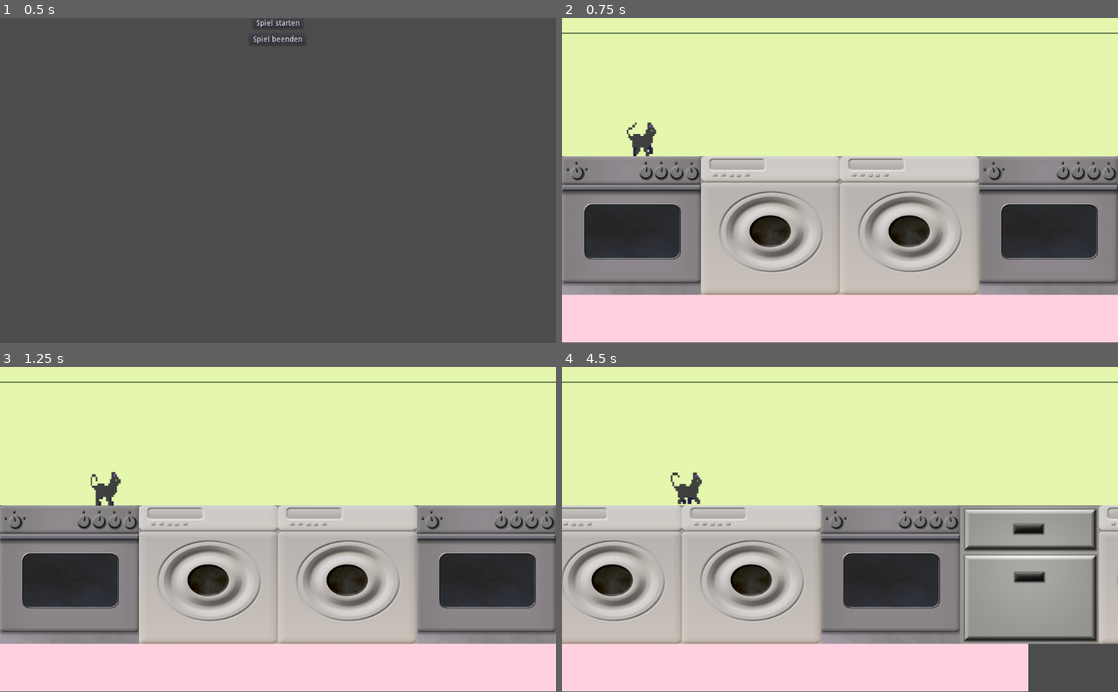
Above: before the commit, frames 1-4 (two rows, left to right).
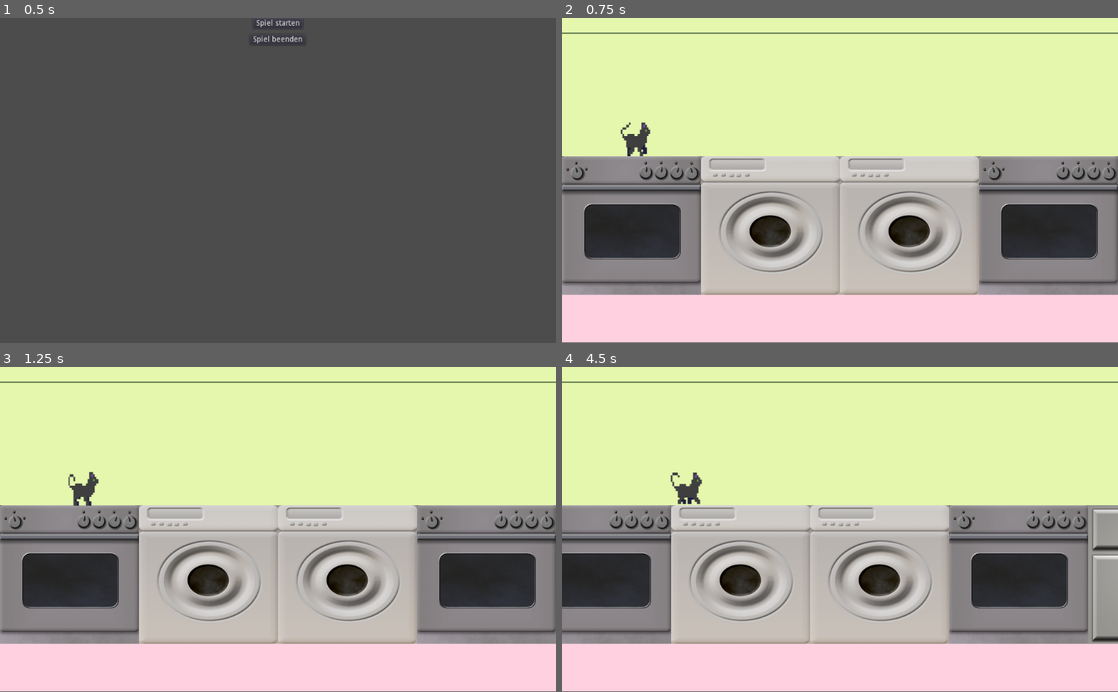
Above: after the commit, the same moments.

Repository: winnerbyhabit/bifigamejam18
Game: Godot game, scene res://Menu.tscn
The game is run twice, just before and just after one commit, with the same random seed, the same clock (stepped at 60 frames per second) and the same inputs.
Inputs:
- Up to frame 1 (0.5 s): no input
- Up to frame 2 (0.75 s): click "Spiel starten" at 0.5 s
- Up to frame 3 (1.25 s): no input
- Up to frame 4 (4.5 s): hold Right (player_right) 1.28-2.03 s; hold Space (player_hit) 1.28-2.03 s; hold Left (player_left) 2.03-2.78 s; tap Space (player_hit) at 2.1, 3.6 s; hold Space (player_hit) 2.78-3.53 s; hold Right (player_right) 2.78-4.28 s; hold Left (player_left) from 4.28 s (still down); hold Space (player_hit) from 4.28 s (still down)

Frame 1 is identical in both runs. In frame 2, 0.4% of the frame differs, in the area x 10-17%, y 32-43%; in frame 3, 0.6%; in frame 4, 30%, in the area x 0-100%, y 42-100%.

Commit message:
Improve bottle spacing

Diff:
--- a/Level.gd
+++ b/Level.gd
@@ -3,6 +3,9 @@
 onready var old_player_pos = $Player.position
 
 var bottle_timer = 0
+var bottle_space = 3
+
+export var spawn_speed_multiplier = 1.0
 
 func _ready():
 	# Called every time the node is added to the scene.
@@ -24,9 +27,10 @@
 func spawn_bottle(delta):
 	bottle_timer += delta
 	# TODO timer aendern
-	if bottle_timer >= 5:
+	if bottle_timer >= bottle_space:
 		# RNG
 		var r = randi() % 5
+		bottle_space = rand_range(2,4) * spawn_speed_multiplier
 		# TODO Wahrscheinlichkeitsverteilung aendern
 		# spawn bottle
 		var bottle_scene
--- a/Level.tscn
+++ b/Level.tscn
@@ -8,9 +8,10 @@
 [ext_resource path="res://Player.tscn" type="PackedScene" id=6]
 [ext_resource path="res://sounds/background/cat_song.wav" type="AudioStream" id=7]
 
-[node name="Level" type="Node"]
+[node name="Level" type="Node" index="0"]
 
 script = ExtResource( 1 )
+spawn_speed_multiplier = 1.0
 
 [node name="bg" type="Sprite" parent="." index="0"]
 
@@ -48,7 +49,7 @@
 format = 1
 tile_data = PoolIntArray(  )
 script = ExtResource( 5 )
-_sections_unfolded = [ "Cell", "Collision" ]
+_sections_unfolded = [ "Cell" ]
 tile_coordinates = Vector2( 0, 1 )
 start_tiles = 5
 number_of_tiles = 3
@@ -57,7 +58,7 @@
 
 position = Vector2( 128, 225 )
 _sections_unfolded = [ "Transform" ]
-speed = 100
+speed = 40
 
 [node name="Camera2D" type="Camera2D" parent="Player" index="1"]
 
@@ -90,6 +91,7 @@
 
 stream = ExtResource( 7 )
 volume_db = 1.0
+pitch_scale = 1.0
 autoplay = true
 mix_target = 0
 bus = "Master"
